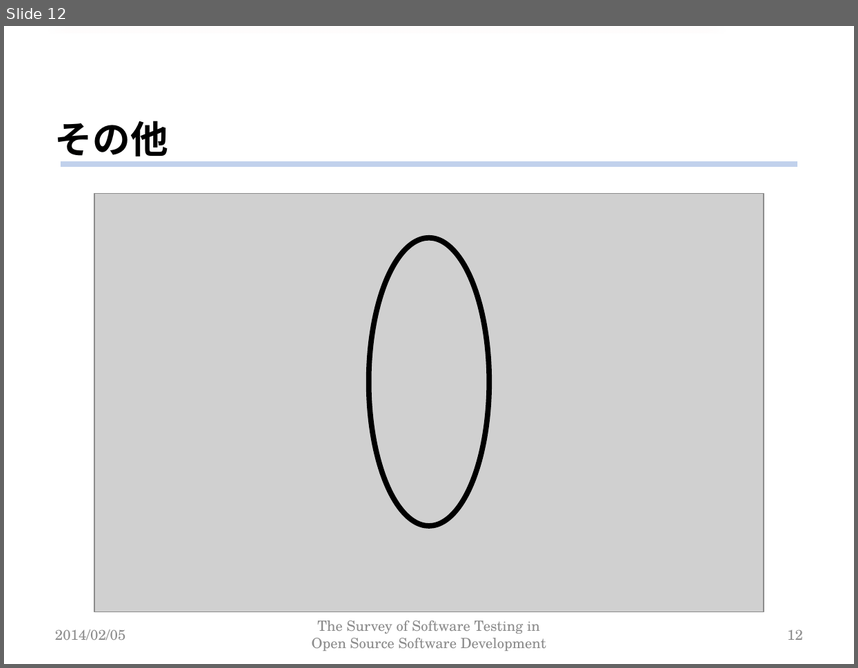
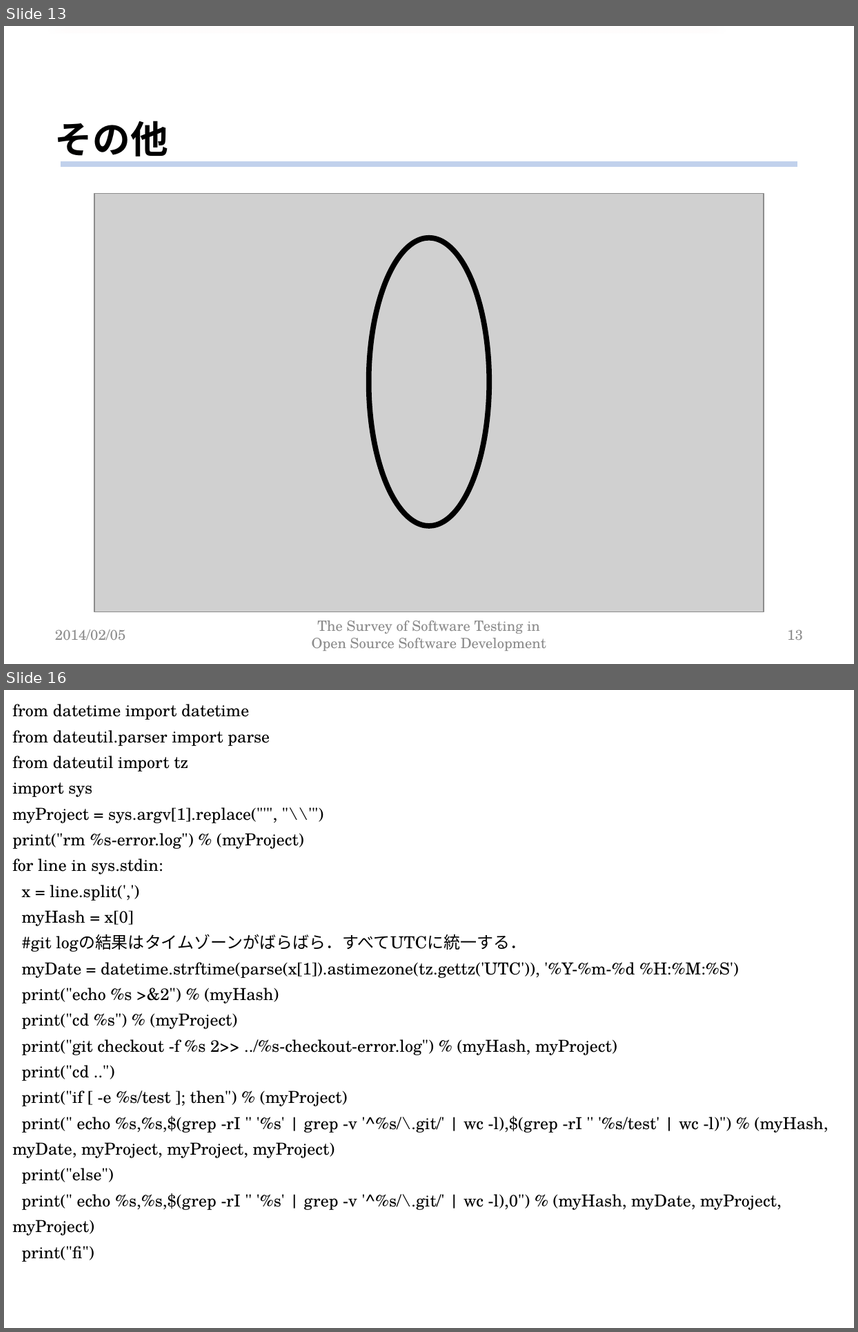
Before and after one commit to keimatsui/kadai, a slide deck: 卒業論文/2012/清水竜吾/卒業論文発表資料.pptx. Shown one above the other, each under a label of ours: slide 12 before the commit, slides 13 and 16 after it; the slides between them are not shown. The pictures are 858x668 and 858x1332 pixels, drawn with LibreOffice and Linux fonts; fonts in the diff are those of the drawing; grey boxes stand for pictures; background and template pictures are left out. Boxes give left, top, right and bottom in pixels: in the first picture for what was removed or moved away, otherwise in the second. Text is boxed around its words. In the diff, an @@ line names an element or a change of style, - is before the commit and + after.

```diff
--- a/卒業論文/2012/清水竜吾/卒業論文発表資料.pptx
+++ b/卒業論文/2012/清水竜吾/卒業論文発表資料.pptx
@@ slide 16 added at (4,690,854,1328), background #FFFFFF @@
@@ text added at (12,704,829,1261), 14 pt, text #000000 @@
+from datetime import datetime
+from dateutil.parser import parse
+from dateutil import tz
+import sys
+myProject = sys.argv[1].replace("'", "\\'")
+print("rm %s-error.log") % (myProject)
+for line in sys.stdin:
+x = line.split(',')
+myHash = x[0]
+#git logの結果はタイムゾーンがばらばら．すべてUTCに統一する．
+myDate = datetime.strftime(parse(x[1]).astimezone(tz.gettz('UTC')), '%Y-%m-%d %H:%M:%S')
+print("echo %s >&2") % (myHash)
+print("cd %s") % (myProject)
+print("git checkout -f %s 2>> ../%s-checkout-error.log") % (myHash, myProject)
+print("cd ..")
+print("if [ -e %s/test ]; then") % (myProject)
+print(" echo %s,%s,$(grep -rI '' '%s' | grep -v '^%s/\.git/' | wc -l),$(grep -rI '' '%s/test' | wc -l)") % (myHash, myDate, myProject, myProject, myProject)
+print("else")
+print(" echo %s,%s,$(grep -rI '' '%s' | grep -v '^%s/\.git/' | wc -l),0") % (myHash, myDate, myProject, myProject)
+print("fi")
@@ what was slide 12 is now slide 13 @@
@@ page number at (787,629,803,639): text changed @@
-12
+13
```
Also in this commit, not shown: 1 slide changed, 7 other slides added, 3 other files.
